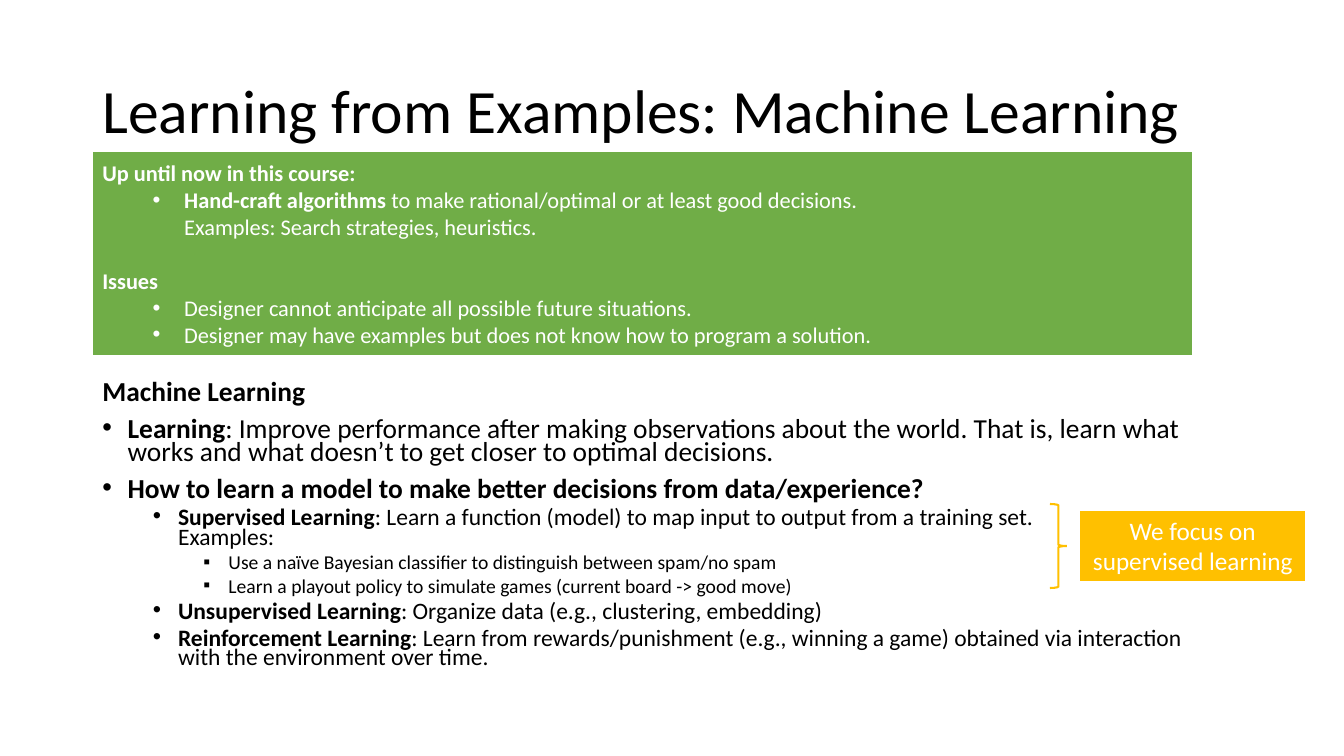
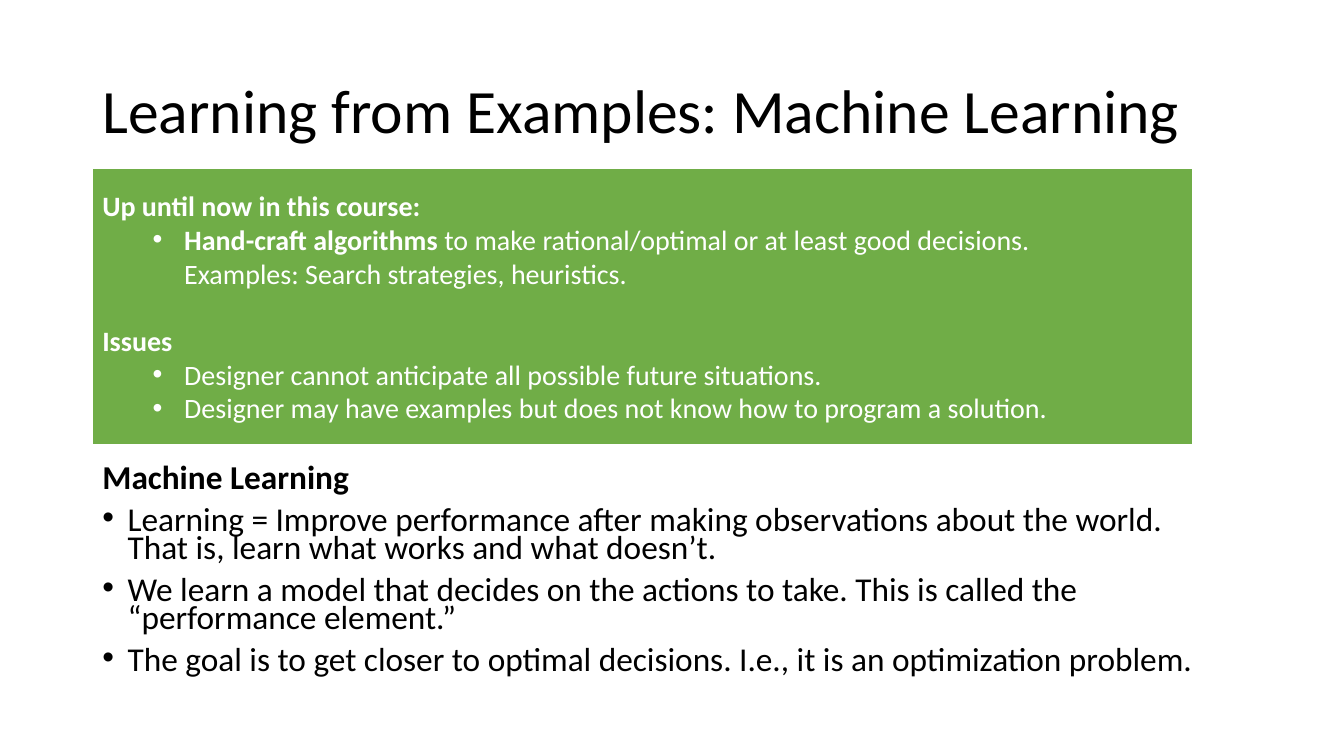
Before and after one commit to mhahsler/CS7320-AI, a slide deck: slide 3 of slides/19_ML_intro.pptx. Drawn at 1344x756 pixels with LibreOffice and Linux fonts; fonts in the diff are those of the drawing. Boxes give left, top, right and bottom in pixels: in the first picture for what was removed or moved away, otherwise in the second. Text is boxed around its words. In the diff, an @@ line names an element or a change of style, - is before the commit and + after.

Commit message:
more on probabilistic models.

```diff
--- a/slides/19_ML_intro.pptx
+++ b/slides/19_ML_intro.pptx
@@ rectangle "Up until now in this ...": place and size @@
-rectangle "Up until now in this ..." at (93,151,1194,356)
+rectangle "Up until now in this ..." at (93,168,1194,446)
@@ rectangle "Up until now in this ..." at (93,168,1194,446): size 16 to 20 pt @@
@@ text "Machine Learning": place and size @@
-text "Machine Learning" at (102,381,1181,665)
+text "Machine Learning" at (102,465,1192,677)
@@ text at (102,465,349,495): size 19.6 to 23.8 pt in "Machine Learning" @@
@@ text at (128,508,1192,677): text changed; size 16.8 to 23.8 pt @@
-• Learning: Improve performance after making observations about the world. That is, learn what works and what doesn’t to get closer to optimal decisions.
-• How to learn a model to make better decisions from data/experience?
-  • Supervised Learning: Learn a function (model) to map input to output from a training set.
-    Examples:
-    ▪ Use a naïve Bayesian classifier to distinguish between spam/no spam
-    ▪ Learn a playout policy to simulate games (current board -> good move)
-  • Unsupervised Learning: Organize data (e.g., clustering, embedding)
-  • Reinforcement Learning: Learn from rewards/punishment (e.g., winning a game) obtained via interaction with the environment over time.
+• Learning = Improve performance after making observations about the world. That is, learn what works and what doesn’t.
+• We learn a model that decides on the actions to take. This is called the “performance element.”
+• The goal is to get closer to optimal decisions. I.e., it is an optimization problem.
@@ right brace removed at (1051,504,1068,588) @@
@@ rectangle removed at (1080,510,1307,582) @@
-We focus on supervised learning
```
Also in this commit, not shown: 1 other slide changed, 2 slides added, 8 other files.
